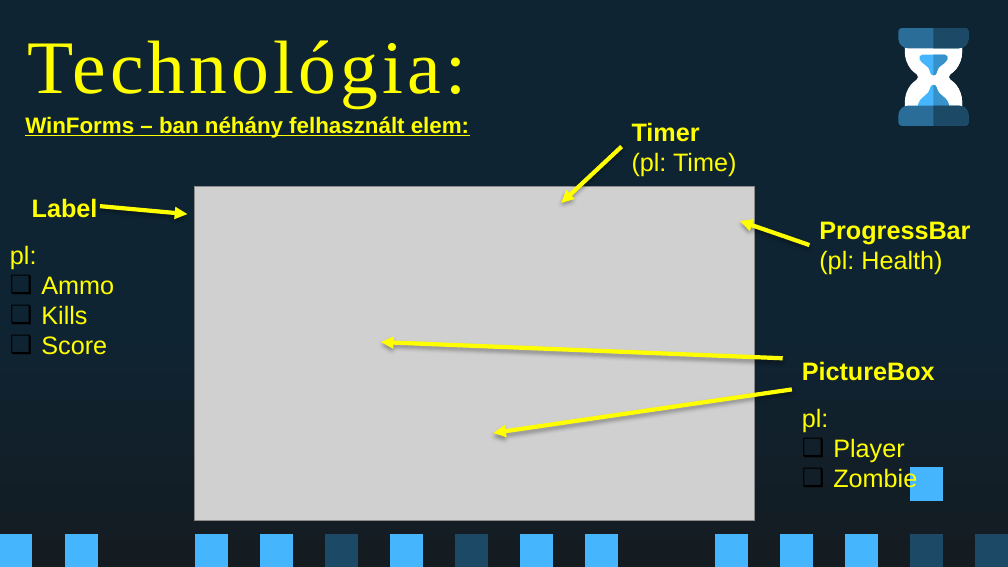
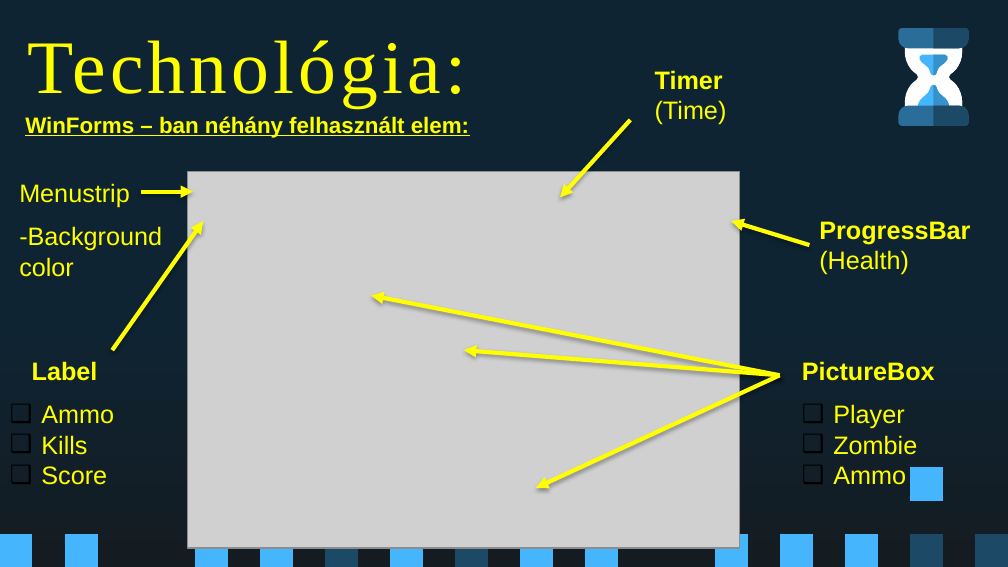
Before and after one commit to Bence9/ZombieShooter, a slide deck: slide 10 of ZombieShooter.pptx (slide 9 before the commit). Drawn at 1008x567 pixels with LibreOffice and Linux fonts; fonts in the diff are those of the drawing; grey boxes stand for pictures. Boxes give left, top, right and bottom in pixels: in the first picture for what was removed or moved away, otherwise in the second. Text is boxed around its words. In the diff, an @@ line names an element or a change of style, - is before the commit and + after.

```diff
--- a/ZombieShooter.pptx
+++ b/ZombieShooter.pptx
@@ text "Timer": place and size @@
-text "Timer" at [632, 122, 736, 177]
+text "Timer" at [655, 70, 727, 125]
@@ text at [655, 100, 727, 125]: text changed @@
-(pl: Time)
+(Time)
@@ arrow moved from (622, 146) - (561, 203) to (630, 120) - (560, 198) @@
@@ picture: place and size @@
-picture at [195, 186, 754, 520]
+picture at [187, 172, 740, 548]
@@ text added at [19, 183, 162, 277], 18 pt, text #FFFF00 @@
+Menustrip
+-Background color
@@ arrow added from (141, 192) to (194, 192), #FFFF00 3 pt @@
@@ arrow moved from (100, 207) - (187, 214) to (112, 350) - (204, 221) @@
@@ arrow moved from (809, 245) - (740, 221) to (809, 245) - (731, 221) @@
@@ text at [10, 245, 37, 269]: paragraph removed @@
-pl:
@@ text at [819, 250, 909, 275]: text changed @@
-(pl: Health)
+(Health)
@@ arrow moved from (792, 389) - (493, 433) to (779, 375) - (371, 295) @@
@@ text "Label": place and size @@
-text "Label" at [10, 198, 114, 355]
+text "Label" at [32, 361, 114, 485]
@@ arrow moved from (783, 358) - (381, 342) to (779, 375) - (464, 350) @@
@@ arrow added from (779, 375) to (536, 488), #FFFF00 3 pt @@
@@ text at [802, 408, 829, 433]: paragraph removed @@
-pl:
@@ text at [833, 466, 906, 485]: paragraph added @@
+❑ Ammo
```
Also in this commit, not shown: 3 other slides changed, 1 slide added.
